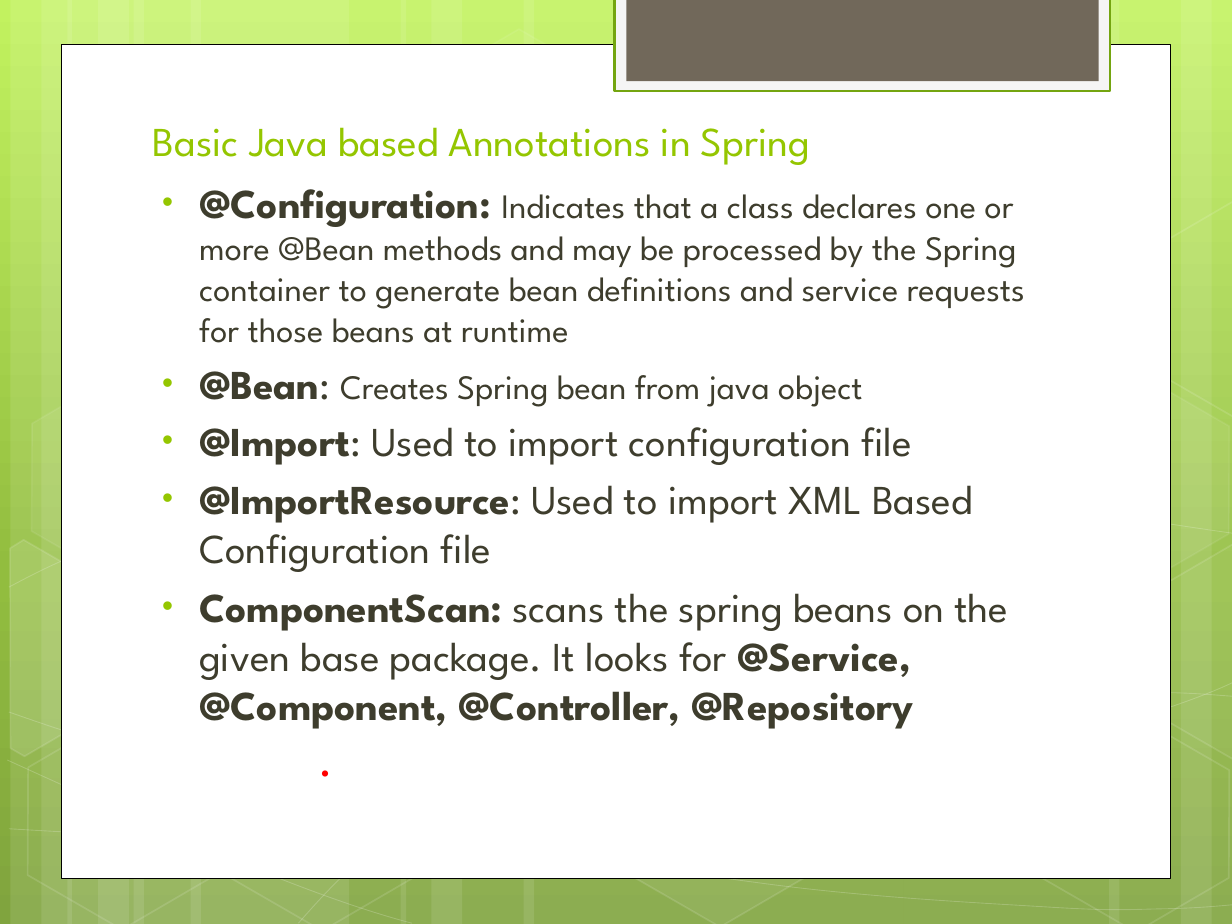
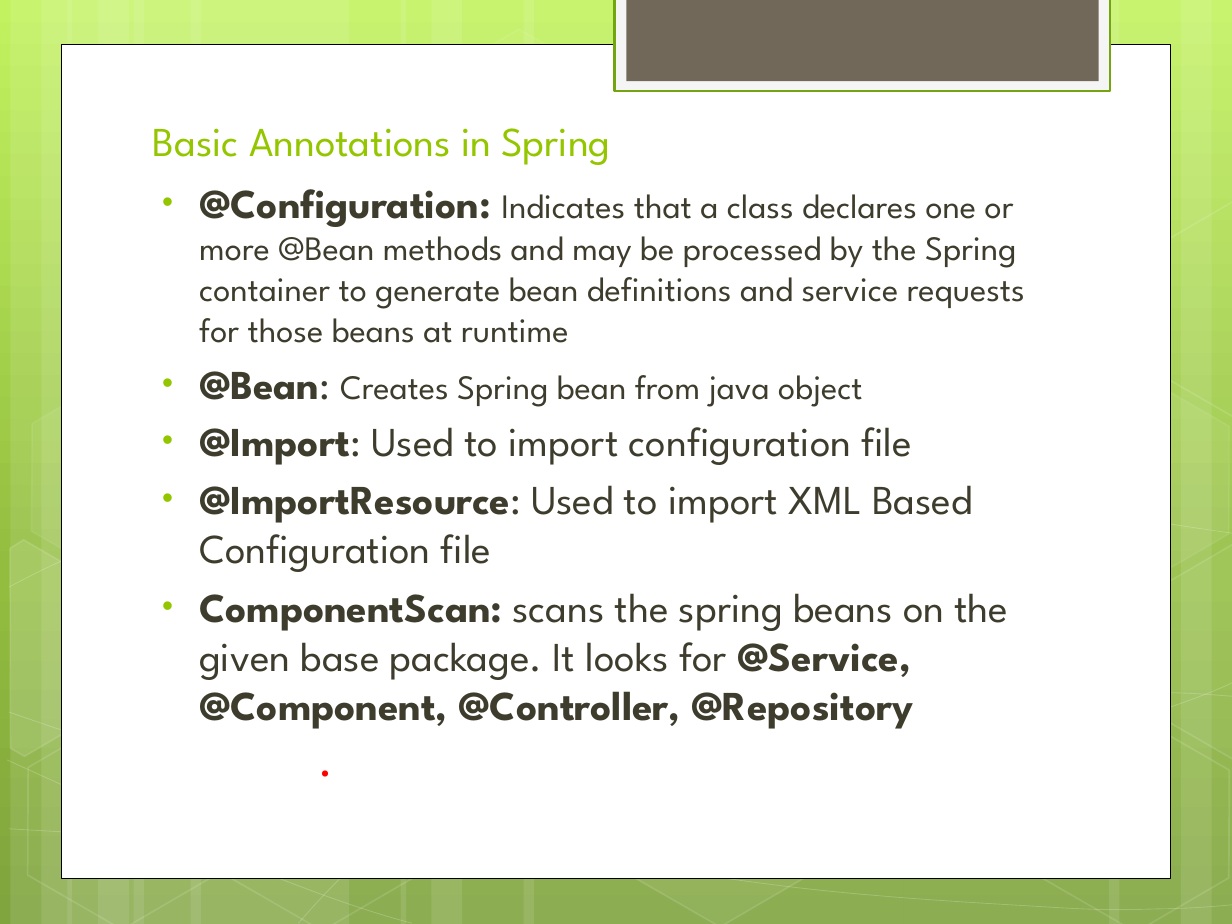
Before and after one commit to IPython-Learn/spring-java-training, a slide deck: slide 13 of SpringJavaTraining.pptx (slide 10 before the commit). Drawn at 1232x924 pixels with LibreOffice and Linux fonts; fonts in the diff are those of the drawing. Boxes give left, top, right and bottom in pixels: in the first picture for what was removed or moved away, otherwise in the second. Text is boxed around its words. In the diff, an @@ line names an element or a change of style, - is before the commit and + after.

Commit message:
spring java based config

```diff
--- a/SpringJavaTraining.pptx
+++ b/SpringJavaTraining.pptx
@@ title at [153, 128, 610, 165]: text changed @@
-Basic Java based Annotations in Spring
+Basic Annotations in Spring
```
Also in this commit, not shown: 6 other slides changed, 5 slides added, 1 slide removed, 8 other files.
